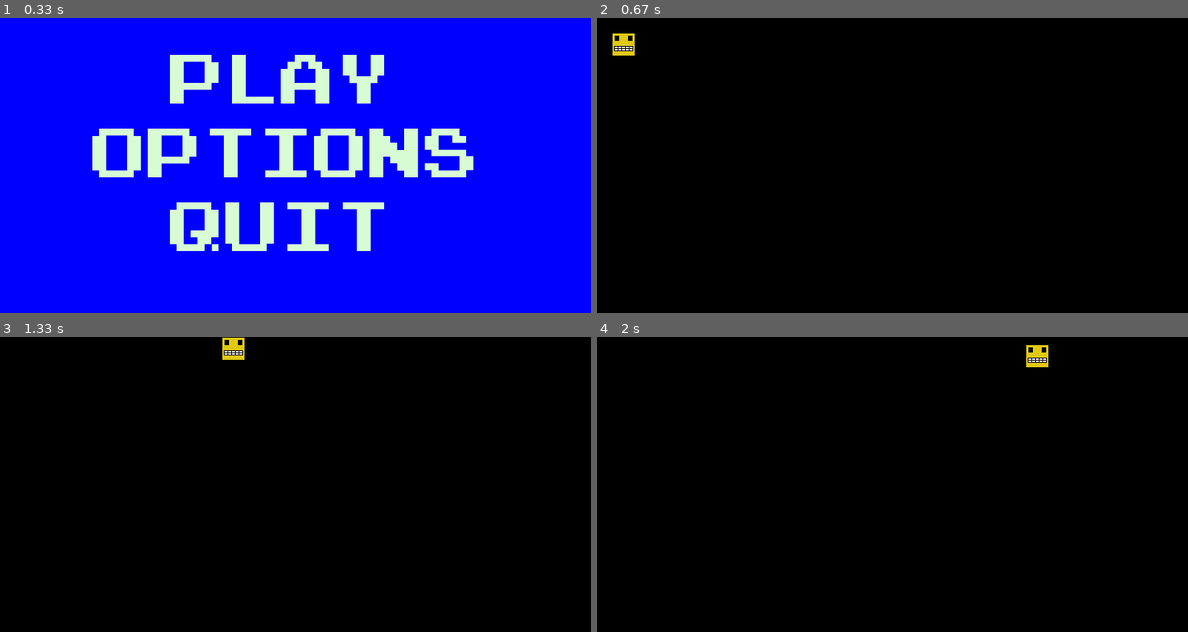
Above: before the commit, frames 1-4 (two rows, left to right).
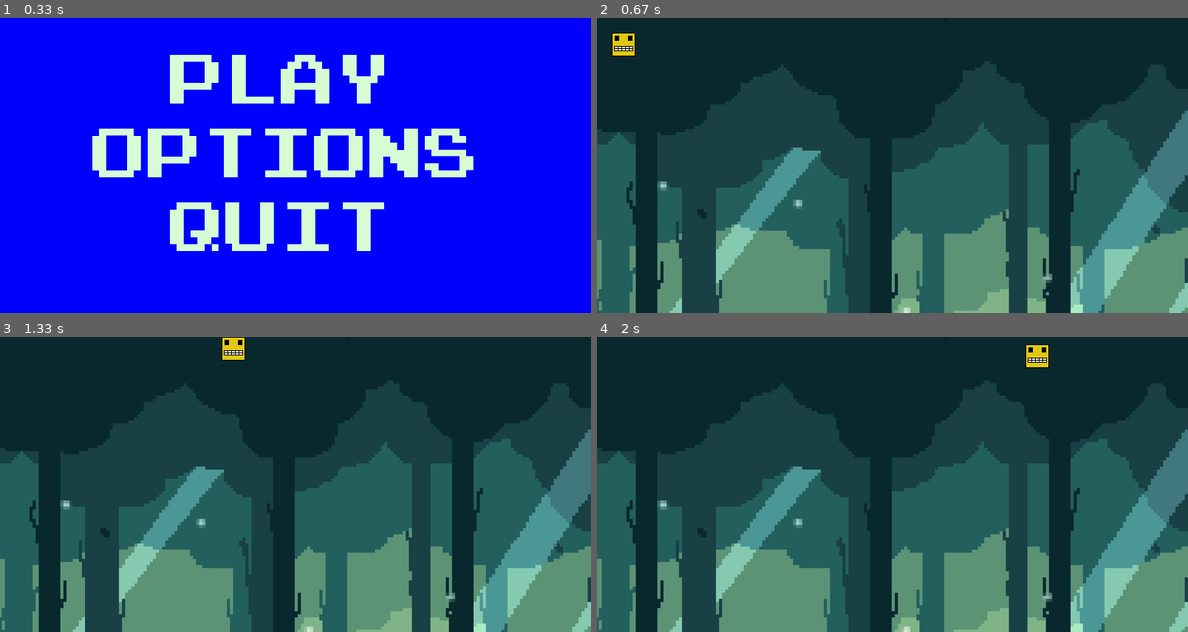
Above: after the commit, the same moments.

Repository: i-kratko/pygame-tues-fest
Game: pygame game, started from Code/main.py
Same seed, same stepped clock (60 frames per second), same inputs: the game is played once before the commit and once after it.
Inputs (mouse positions are in pixels of both pictures, inside the frame that each line leads up to):
- Up to frame 1 (0.33 s): no input
- Up to frame 2 (0.67 s): click "PLAY" at 0.38 s
- Up to frame 3 (1.33 s): hold D 0.67-1.13 s; move the mouse to (295, 502) at 0.7 s; hold W from 1.17 s (still down)
- Up to frame 4 (2 s): release W at 1.47 s; hold D 1.5-1.97 s

Frame 1 is identical in both runs. In frame 2, 100% of the frame differs, in the area x 0-100%, y 0-100%; in frame 3, 100%; in frame 4, 100%.

Commit message:
Backgraounds

Diff:
--- a/Code/const.py
+++ b/Code/const.py
@@ -8,3 +8,4 @@
 white = [255, 255, 255]
 ##### SPRITE PATHS #####
 playerSpritePath = "Graphics\PlayerSprite.png"
+backgroundPath = ("Graphics/backgrounds/bryh.webp")
--- a/Code/main.py
+++ b/Code/main.py
@@ -131,7 +131,7 @@
         #TODO: change the background
 
         bg = pygame.Surface((800,600))
-        bg.fill(const.black)
+        bg = pygame.image.load(const.backgroundPath)
 
         while not gameOver:
             for event in pygame.event.get():
Binary file added: Graphics/backgrounds/1149100082.jpg
Binary file added: Graphics/backgrounds/2b6ea1c86b31ab664dbe3292141fd6ef.png
Binary file added: Graphics/backgrounds/85cc4f31734ab0ac98eaacaa7b261c05.png
Binary file added: Graphics/backgrounds/8dd4e098c3a237d7e756cf0072aee9ee.png
Binary file added: Graphics/backgrounds/958989_cute-pixel-art-wallpaper_1920x1080_h.jpg
Binary file added: Graphics/backgrounds/98513071252499bfb77177768565b531.jpg
Binary file added: Graphics/backgrounds/bryh.webp
Binary file added: Graphics/backgrounds/c42d9874-22ea-4806-be50-f538efc5715e.png
Binary file added: Graphics/backgrounds/polq.jpg
Binary file added: Graphics/backgrounds/robot-piksel-art-tapeti-800x600_17.jpg
Binary file added: Graphics/backgrounds/wallpapersden.com_cyrodiil-pixel-art_800x600.jpg
